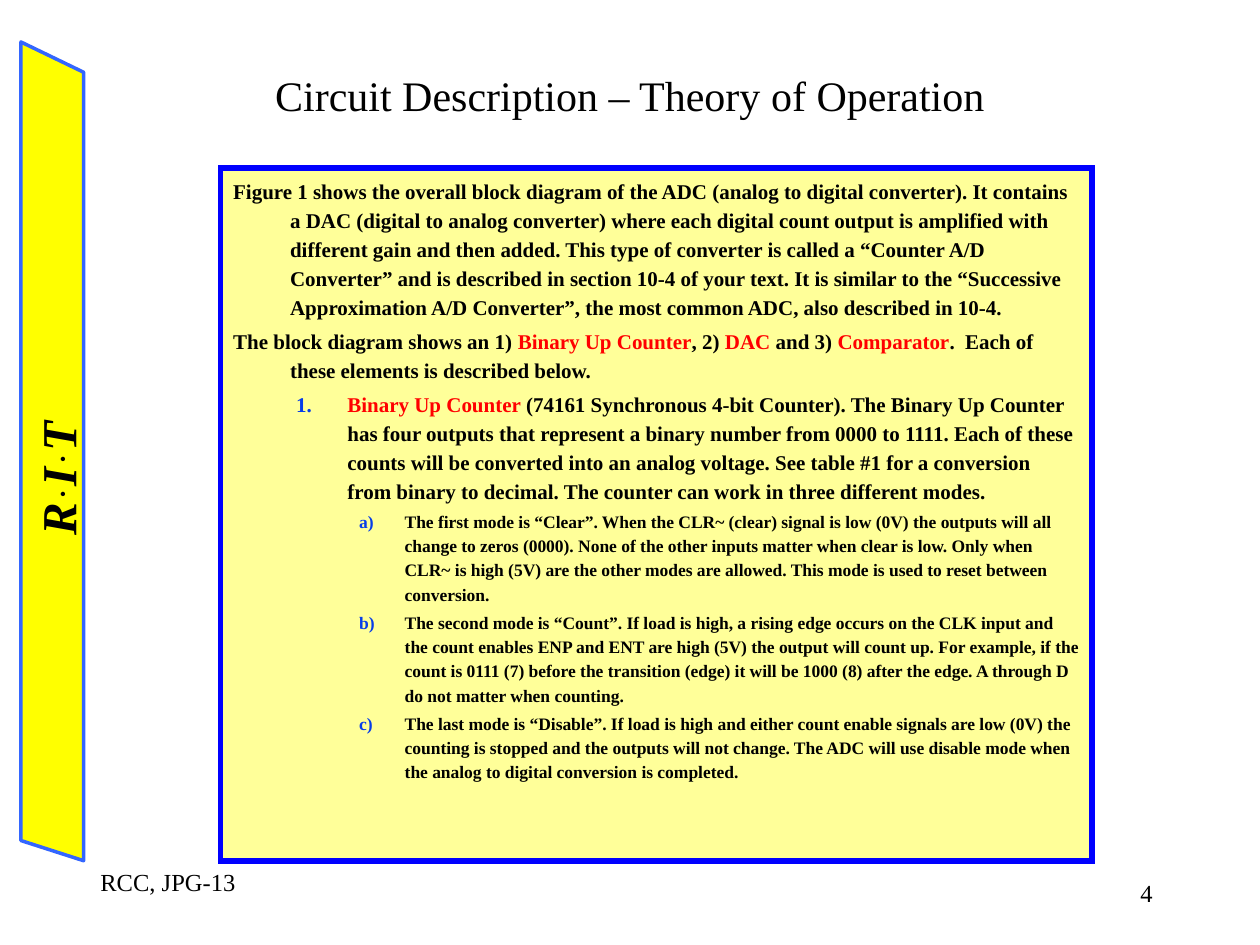
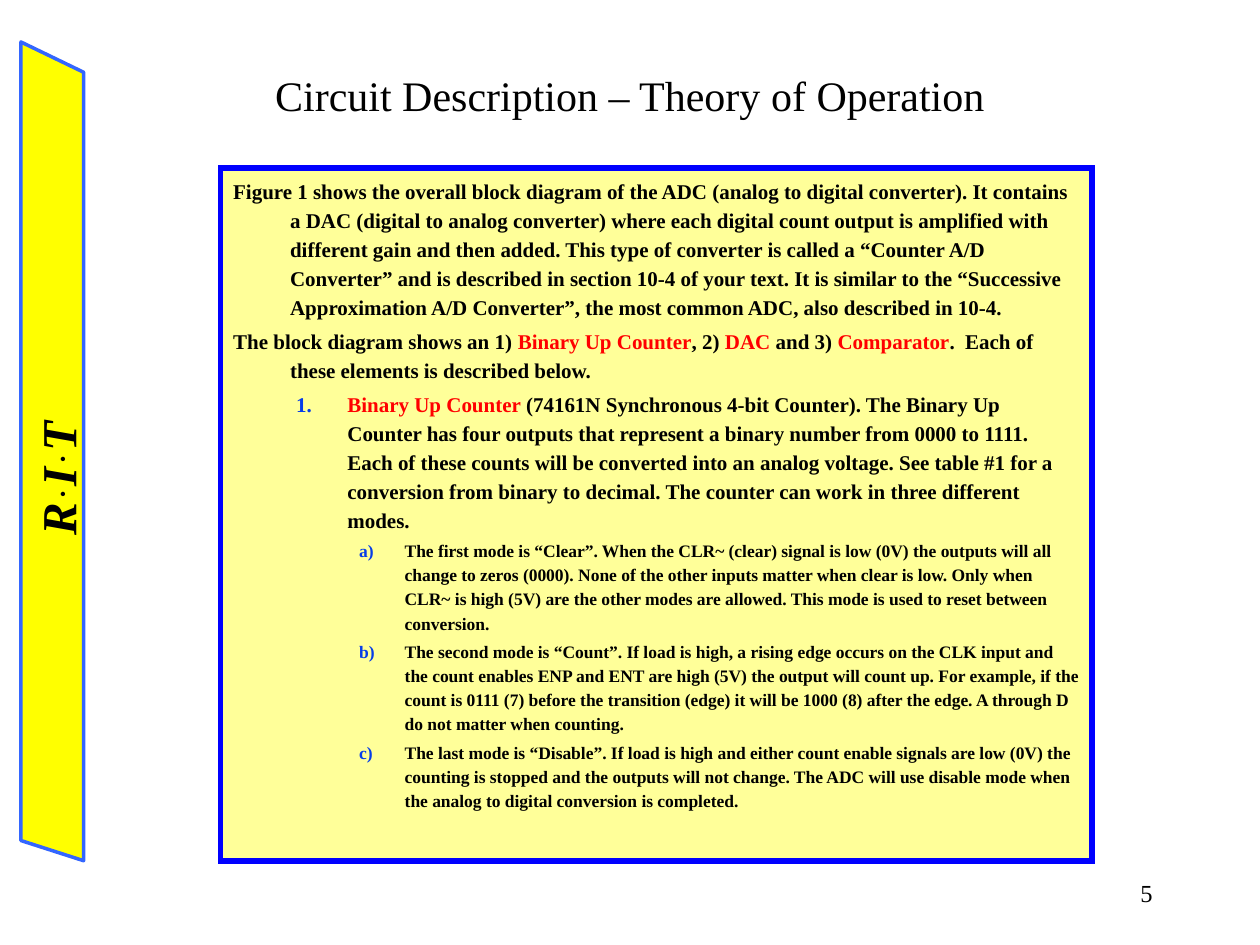
Before and after one commit to blizzardfinnegan/rit2195Notes, a slide deck: slide 5 of EEET-222-03/lab6/lab6.ppt (slide 4 before the commit). Drawn at 1260x945 pixels with LibreOffice and Linux fonts; fonts in the diff are those of the drawing. Boxes give left, top, right and bottom in pixels: in the first picture for what was removed or moved away, otherwise in the second. Text is boxed around its words. In the diff, an @@ line names an element or a change of style, - is before the commit and + after.

```diff
--- a/EEET-222-03/lab6/lab6.ppt
+++ b/EEET-222-03/lab6/lab6.ppt
@@ text at <box>347,397,1052,529</box>: text changed @@
-  1. Binary Up Counter (74161 Synchronous 4-bit Counter). The Binary Up Counter has four outputs that represent a binary number from 0000 to 1111. Each of these counts will be converted into an analog voltage. See table #1 for a conversion from binary to decimal. The counter can work in three different modes.
+  1. Binary Up Counter (74161N Synchronous 4-bit Counter). The Binary Up Counter has four outputs that represent a binary number from 0000 to 1111. Each of these counts will be converted into an analog voltage. See table #1 for a conversion from binary to decimal. The counter can work in three different modes.
@@ text removed at <box>100,874,236,895</box> @@
-RCC, JPG-13
@@ page number at <box>1140,886,1152,903</box>: text changed @@
-4
+5
```
Also in this commit, not shown: 12 other slides changed, 3 slides added, 1 slide removed, 51 other files.
